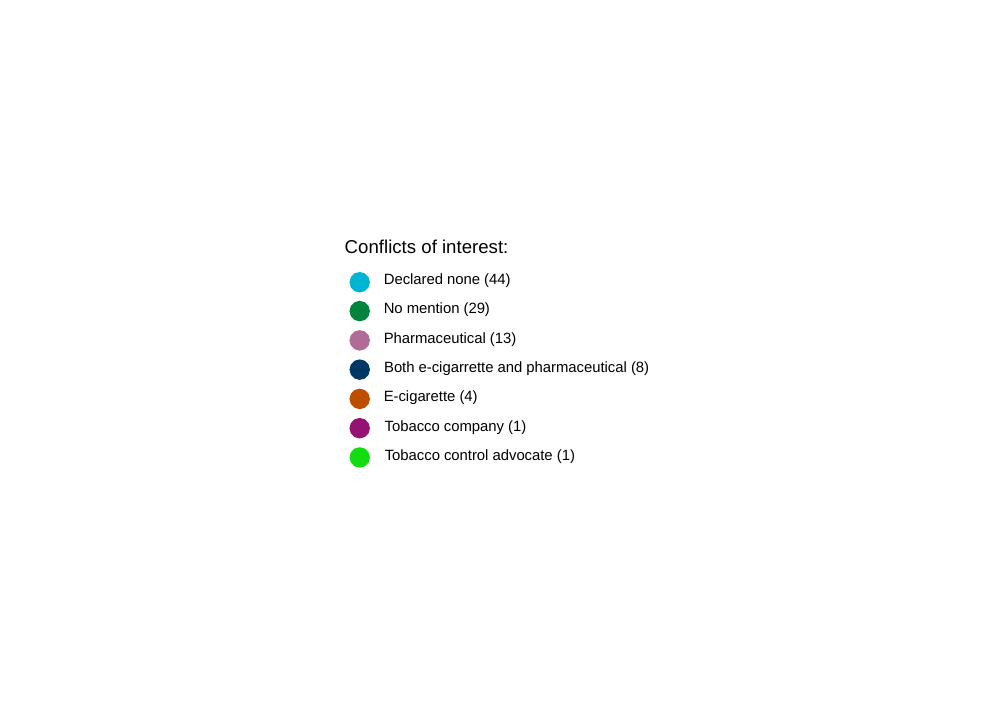
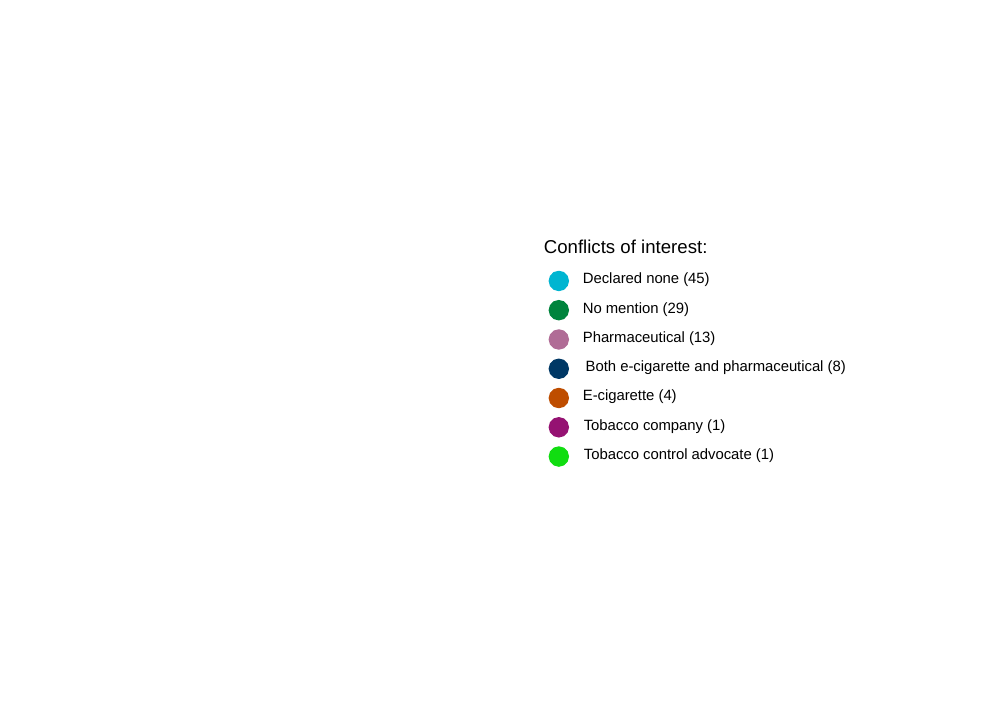
Before and after one commit to marissasmith8/Citation-Network-Analysis, a slide deck: slide 1 of outputs/legend_conf_paper.pptx. Drawn at 1008x711 pixels with LibreOffice and Linux fonts; fonts in the diff are those of the drawing. Boxes give left, top, right and bottom in pixels: in the first picture for what was removed or moved away, otherwise in the second. Text is boxed around its words. In the diff, an @@ line names an element or a change of style, - is before the commit and + after.

```diff
--- a/outputs/legend_conf_paper.pptx
+++ b/outputs/legend_conf_paper.pptx
@@ rectangle removed at (196,183,812,527) @@
@@ 7 ellipses, 6 texts: place and size @@
-7 ellipses, 6 texts at (345,239,575,467)
+7 ellipses, 6 texts at (544,239,774,466)
@@ text at (583,272,709,286): text changed @@
-Declared none (44)
+Declared none (45)
@@ text at (586,360,846,374): text changed @@
-Both e-cigarrette and pharmaceutical (8)
+Both e-cigarette and pharmaceutical (8)
```
Also in this commit, not shown: 10 other files.
